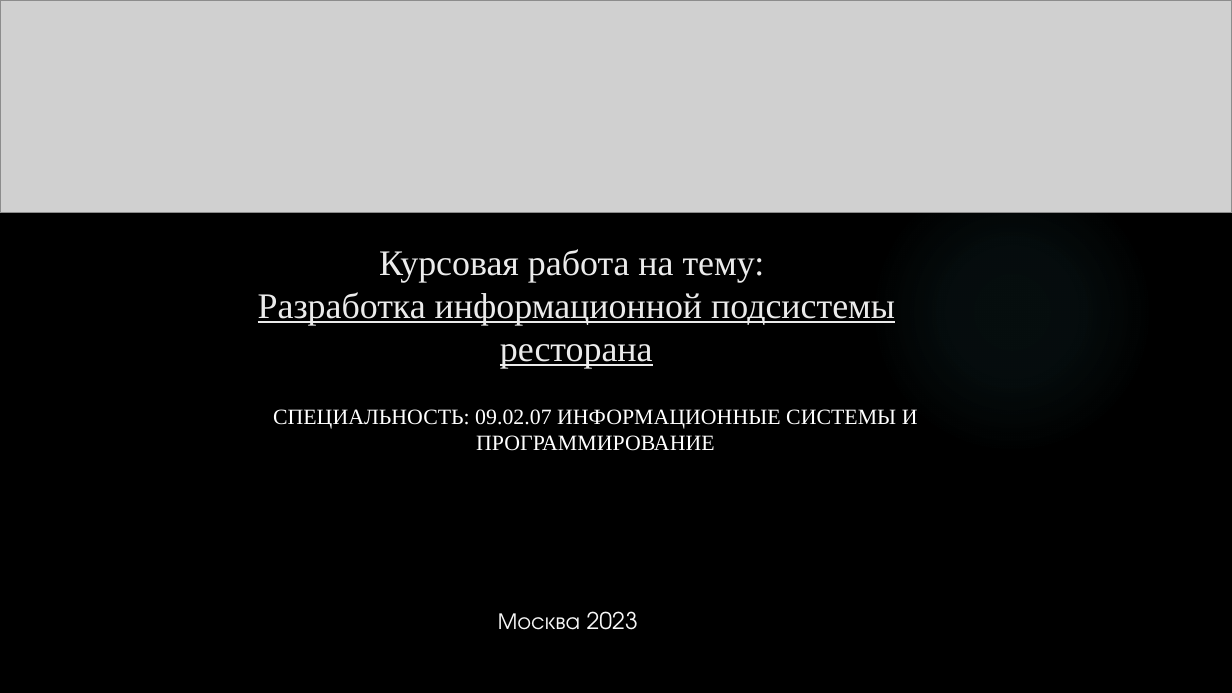
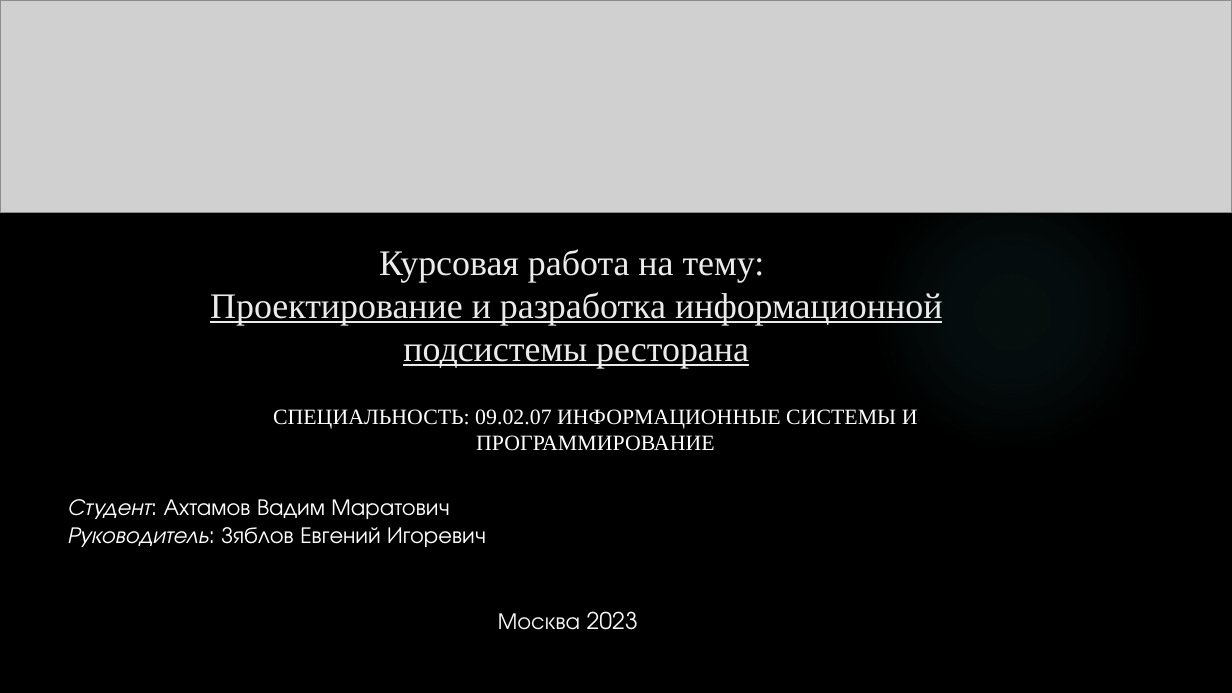
Before and after one commit to nefir2/kur, a slide deck: slide 1 of well, this is mine/DONE/presentation/presentation.pptx. Drawn at 1232x693 pixels with LibreOffice and Linux fonts; fonts in the diff are those of the drawing; grey boxes stand for pictures; background and template pictures are left out. Boxes give left, top, right and bottom in pixels: in the first picture for what was removed or moved away, otherwise in the second. Text is boxed around its words. In the diff, an @@ line names an element or a change of style, - is before the commit and + after.

```diff
--- a/well, this is mine/DONE/presentation/presentation.pptx
+++ b/well, this is mine/DONE/presentation/presentation.pptx
@@ title at bbox=[210, 249, 942, 368]: text changed @@
-Курсовая работа на тему:
-Разработка информационной подсистемы ресторана
+Курсовая работа на тему:
+Проектирование и разработка информационной подсистемы ресторана
@@ text "Студент: Ахтамов Вадим Маратович" at bbox=[67, 499, 486, 547]: text colour #000000 to #FFFFFF @@
```
Also in this commit, not shown: 4 other slides changed, 2 other files.
